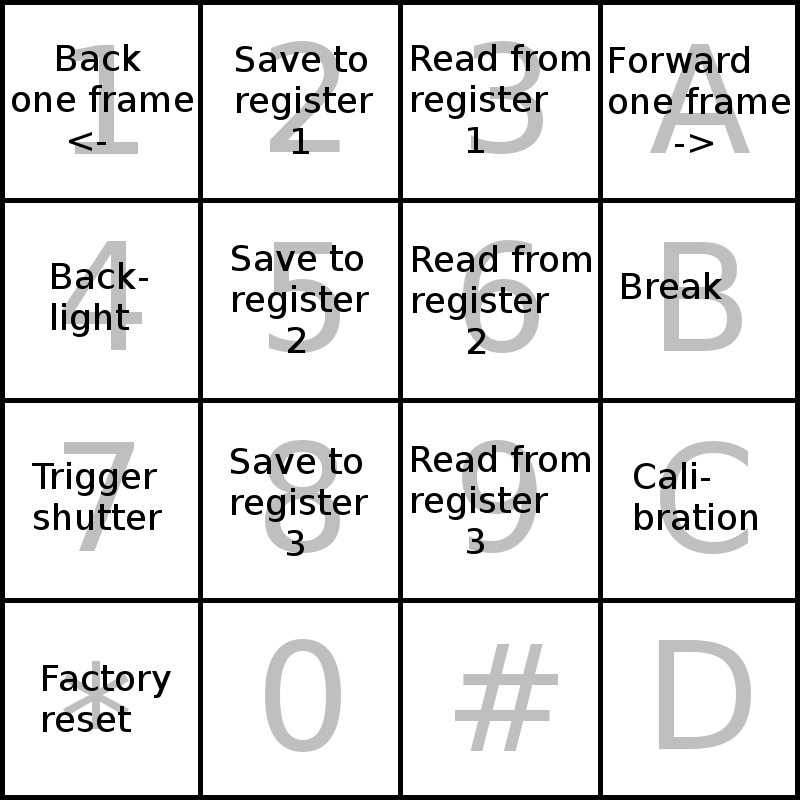
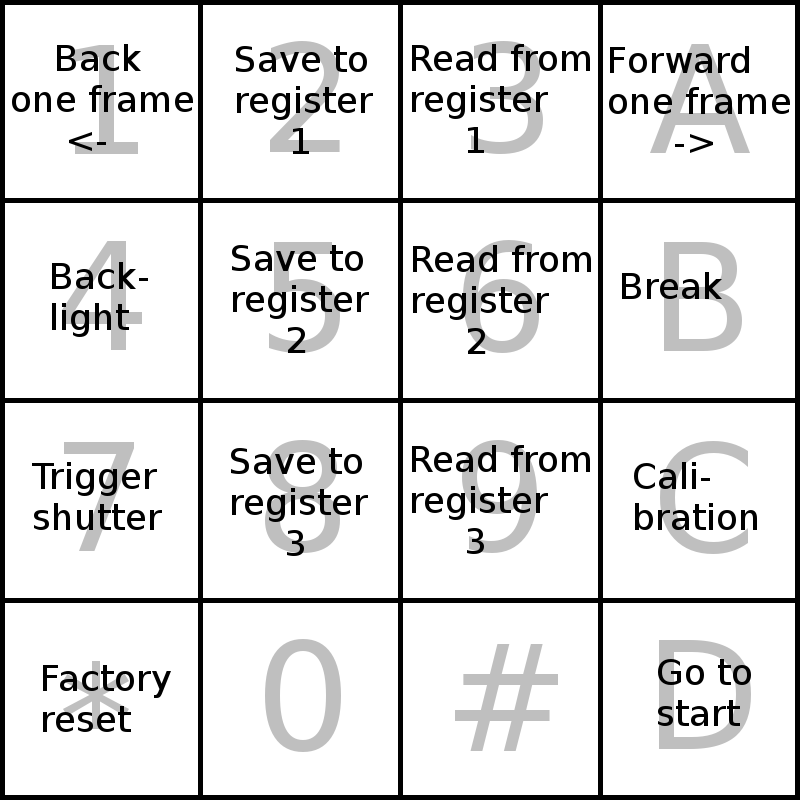
Before/after of a 800px x 800px layered artwork. What changed in the layer stack:
added layer "Go to ..." above "Forward ..." over 658, 659, 751, 726
